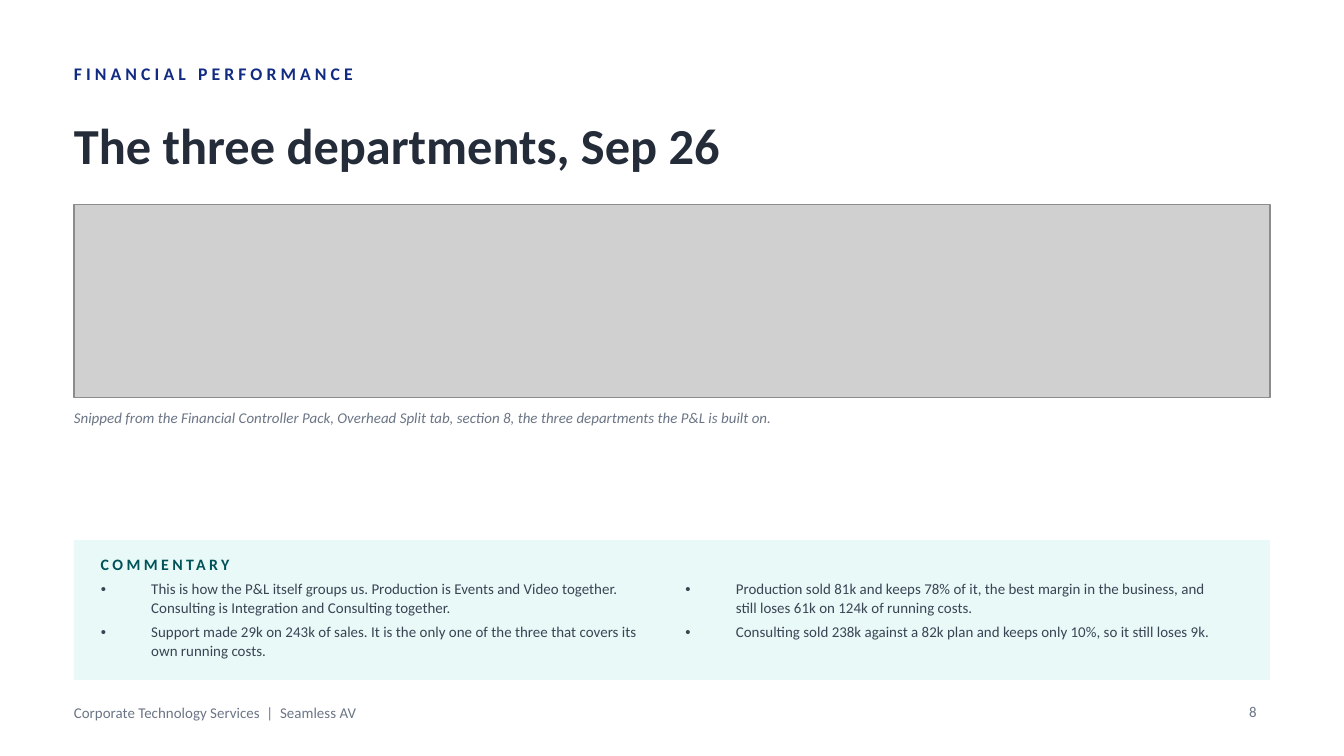
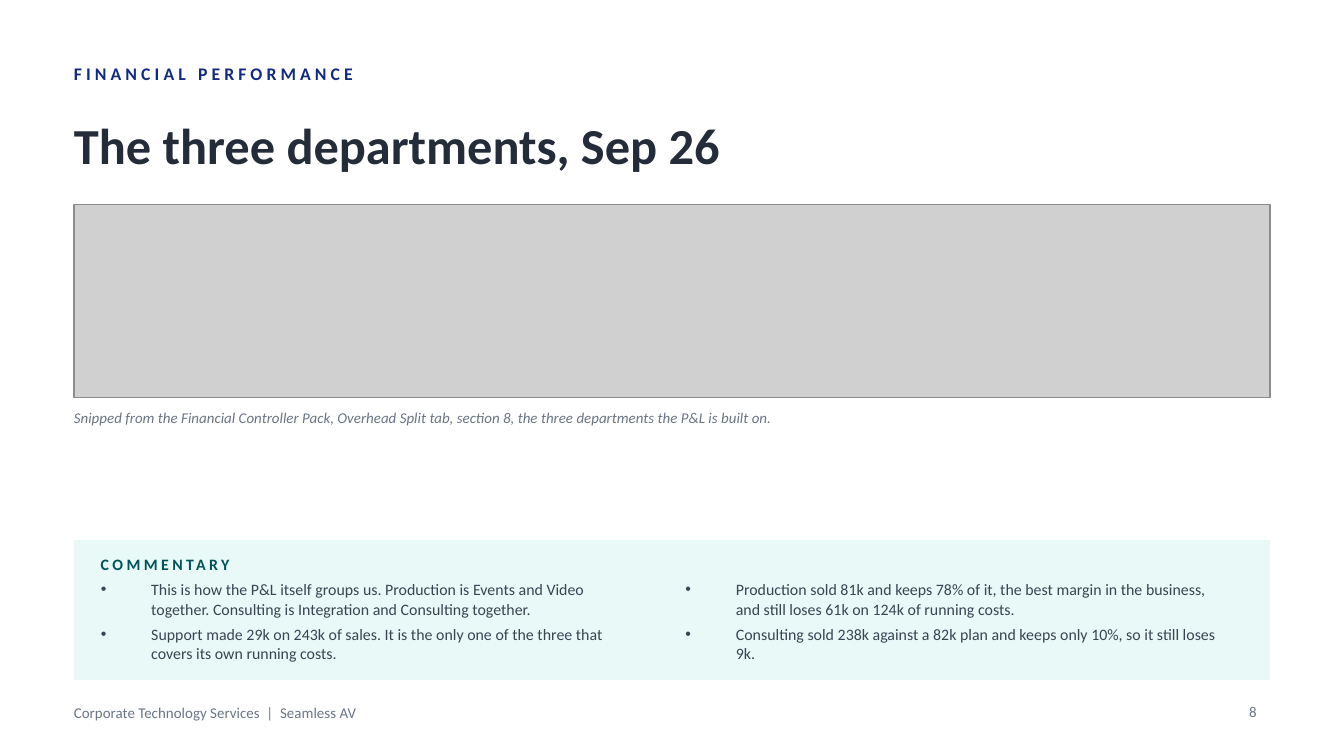
Before and after one commit to WesleyNelson-O33/Claude, a slide deck: slide 8 of deck/CTS Monthly Business Review - September 2026.pptx. Drawn at 1344x756 pixels with LibreOffice and Linux fonts; fonts in the diff are those of the drawing; grey boxes stand for pictures. Boxes give left, top, right and bottom in pixels: in the first picture for what was removed or moved away, otherwise in the second. Text is boxed around its words. In the diff, an @@ line names an element or a change of style, - is before the commit and + after.

```diff
--- a/deck/CTS Monthly Business Review - September 2026.pptx
+++ b/deck/CTS Monthly Business Review - September 2026.pptx
@@ text "This is how the P&L ..." at [151, 584, 602, 662]: size 8 to 8.5 pt; line spacing 10pt to 10.5pt @@
@@ text "Production sold 81k and keeps ..." at [736, 584, 1215, 659]: size 8 to 8.5 pt; line spacing 10pt to 10.5pt @@
```
Also in this commit, not shown: 21 other slides changed, 2 other files.
